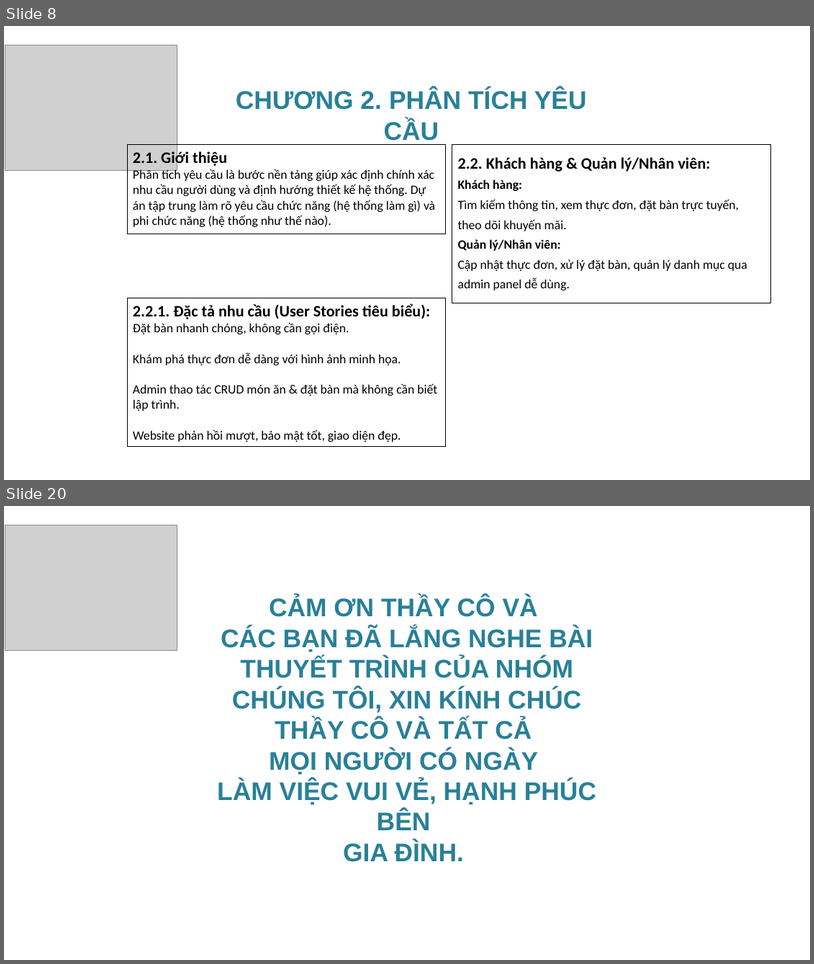
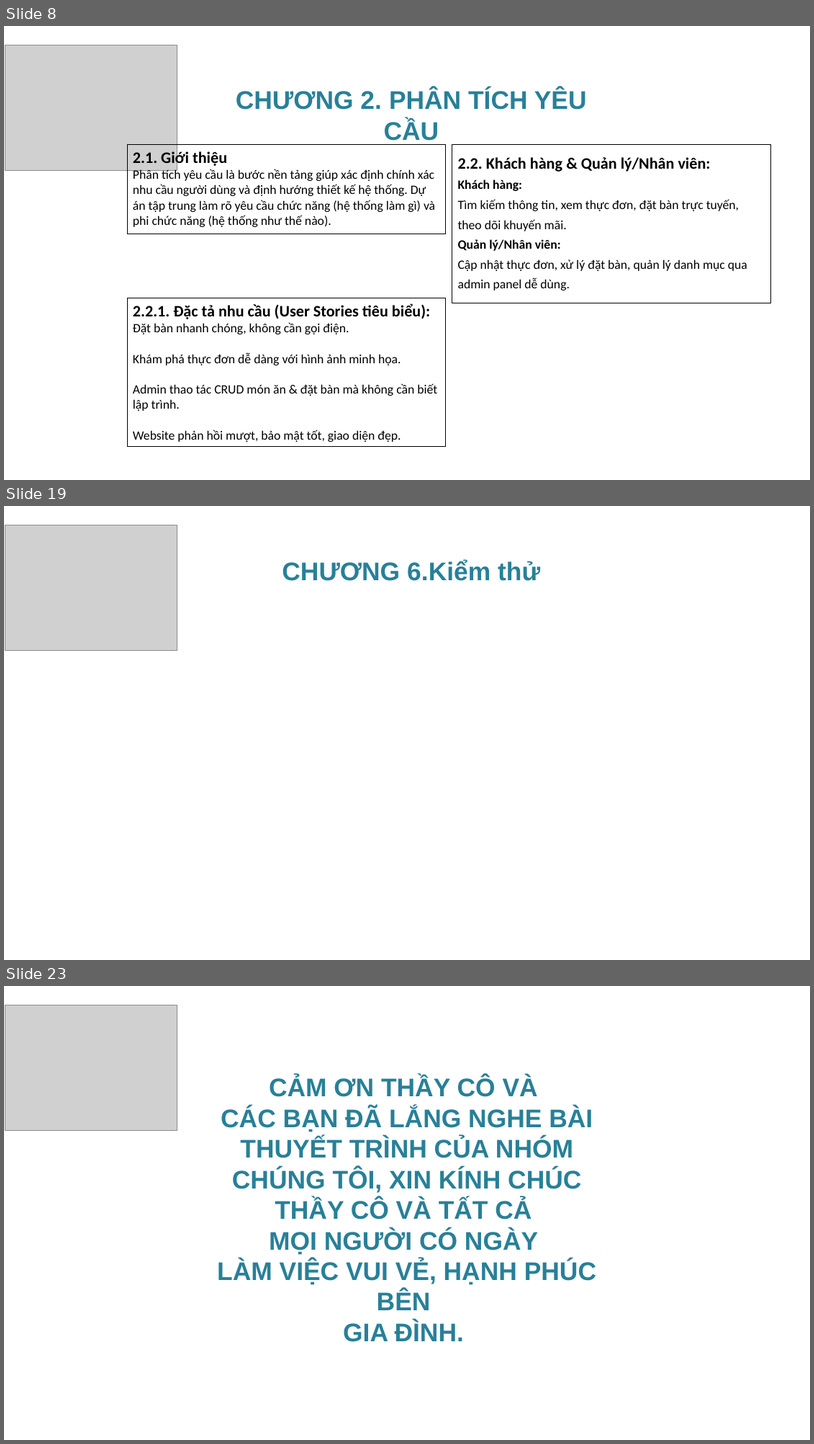
Before and after one commit to KyThuatTVU/DuAn-WebSiteNhaHang, a slide deck: BaoCaoKTM_NhomTripleCode/SlideBaoCaoKetThucMon_Nhom01.pptx. Shown one above the other, each under a label of ours: slides 8 and 20 before the commit, slides 8, 19 and 23 after it; the slides between them are not shown. The pictures are 814x964 and 814x1444 pixels, drawn with LibreOffice and Linux fonts; fonts in the diff are those of the drawing; grey boxes stand for pictures; background and template pictures are left out. Boxes give left, top, right and bottom in pixels: in the first picture for what was removed or moved away, otherwise in the second. Text is boxed around its words. In the diff, an @@ line names an element or a change of style, - is before the commit and + after.

```diff
--- a/BaoCaoKTM_NhomTripleCode/SlideBaoCaoKetThucMon_Nhom01.pptx
+++ b/BaoCaoKTM_NhomTripleCode/SlideBaoCaoKetThucMon_Nhom01.pptx
@@ slide 19 added at (4, 506, 810, 960), background picture (left out) @@
@@ picture added at (5, 525, 177, 650) @@
@@ text added at (282, 560, 540, 581), 32 pt, text #288098, bold @@
+CHƯƠNG 6.Kiểm thử
@@ what was slide 20 is now slide 23 @@
```
Also in this commit, not shown: 3 slides changed, 10 other slides added, 8 slides removed, 33 other files.
